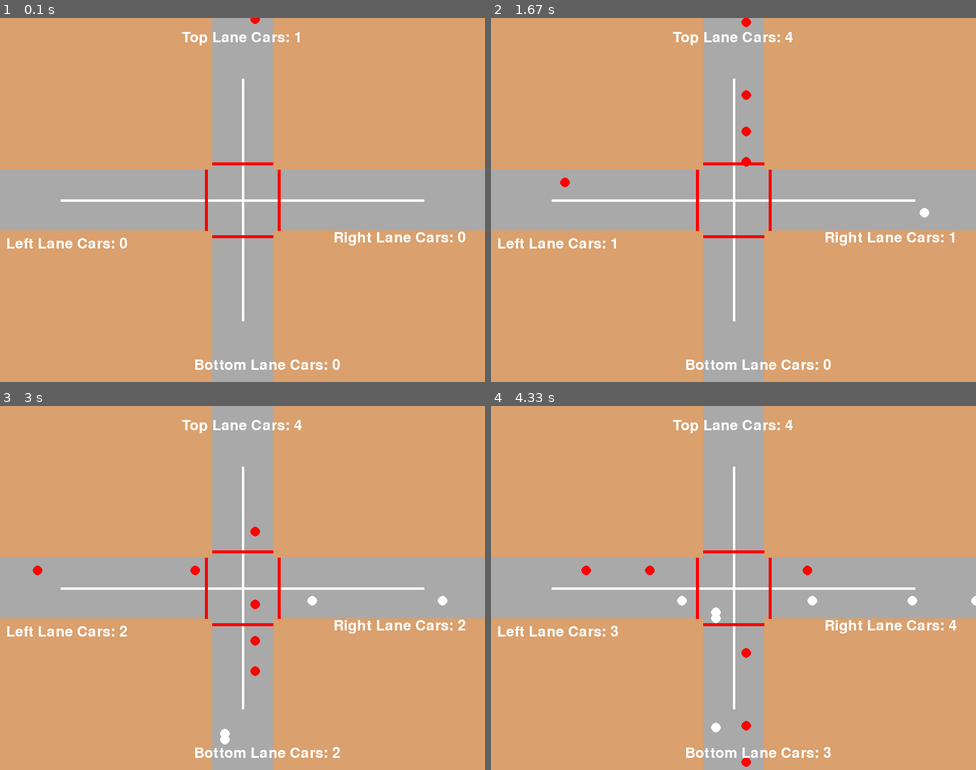
Above: before the commit, frames 1-4 (two rows, left to right).
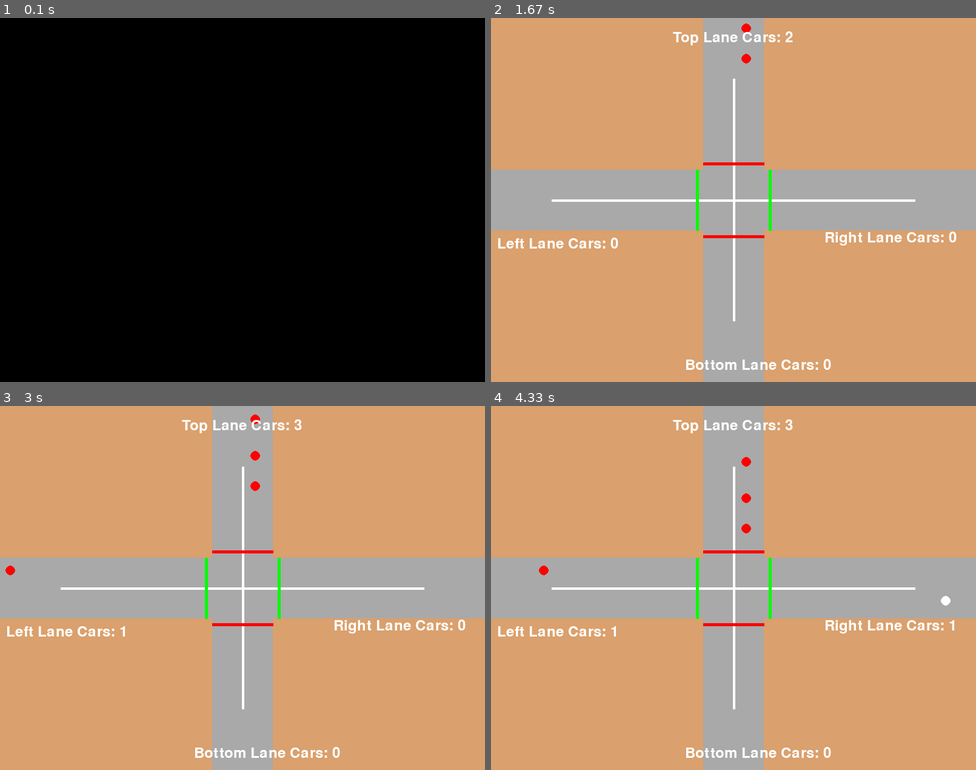
Above: after the commit, the same moments.

Repository: manjitmagar/PyGame-Simulator
Game: pygame game, started from breaking modules/main.py
Two runs of this game, one before a commit and one after it. Both use one fixed random seed, a clock stepped at 60 frames per second and the inputs below.
Inputs:
- Up to frame 1 (0.1 s): no input
- Up to frame 2 (1.67 s): no input
- Up to frame 3 (3 s): no input
- Up to frame 4 (4.33 s): no input

The runs differ from the first frame. In frame 1, 100% of the frame differs, in the area x 0-100%, y 0-100%; in frame 2, 0.6%; in frame 3, 0.8%; in frame 4, 1.0%.

Commit message:
atit for

Diff:
--- a/breaking modules/constants.py
+++ b/breaking modules/constants.py
@@ -5,6 +5,7 @@
 GRAY = (169, 169, 169)
 RED = (255, 0, 0)
 BROWN = (218, 160, 109)
+GREEN = (0,255,0)
 
 # Define road properties
 ROAD_WIDTH = 100
--- a/breaking modules/intersection.py
+++ b/breaking modules/intersection.py
@@ -1,6 +1,8 @@
 import pygame
 import random
 from constants import *
+
+FPS = 10
 
 def handle_events():
     for event in pygame.event.get():
@@ -59,7 +61,7 @@
 
     return left_lane_counter, top_lane_counter, right_lane_counter, bottom_lane_counter
 
-def draw_on_screen(left_lane_cars, right_lane_cars, top_lane_cars, bottom_lane_cars, left_lane_counter, top_lane_counter, right_lane_counter, bottom_lane_counter):
+def draw_on_screen(left_lane_cars, right_lane_cars, top_lane_cars, bottom_lane_cars, left_lane_counter, top_lane_counter, right_lane_counter, bottom_lane_counter, traffic_light_timer):
     screen.fill(BROWN)
 
     # Draw roads
@@ -76,11 +78,17 @@
     pygame.draw.rect(screen, GRAY, (0, HEIGHT // 2 - ROAD_WIDTH // 2, ROAD_WIDTH, ROAD_WIDTH))  # Left
     pygame.draw.rect(screen, GRAY, (WIDTH - ROAD_WIDTH, HEIGHT // 2 - ROAD_WIDTH // 2, ROAD_WIDTH, ROAD_WIDTH))  # Right
 
-    # Draw red lines before every intersection
-    pygame.draw.line(screen, RED, (WIDTH // 2 - ROAD_WIDTH // 2 - 10, 250), (WIDTH // 2 - ROAD_WIDTH // 2 - 10, HEIGHT - 250), 5)  # Left intersection line
-    pygame.draw.line(screen, RED, (WIDTH // 2 + ROAD_WIDTH // 2 + 10, 250), (WIDTH // 2 + ROAD_WIDTH // 2 + 10, HEIGHT - 250), 5)  # Right intersection line
-    pygame.draw.line(screen, RED, (350, HEIGHT // 2 - ROAD_WIDTH // 2 - 10), (450, HEIGHT // 2 - ROAD_WIDTH // 2 - 10), 5)  # Top intersection line
-    pygame.draw.line(screen, RED, (350, HEIGHT // 2 + ROAD_WIDTH // 2 + 10), (450, HEIGHT // 2 + ROAD_WIDTH // 2 + 10), 5)  # Bottom intersection line
+    # Draw lines before every intersection with traffic light logic
+    if 0 <= traffic_light_timer < 10 * FPS:
+        pygame.draw.line(screen, GREEN, (WIDTH // 2 - ROAD_WIDTH // 2 - 10, 250), (WIDTH // 2 - ROAD_WIDTH // 2 - 10, HEIGHT - 250), 5)  # Left intersection line
+        pygame.draw.line(screen, GREEN, (WIDTH // 2 + ROAD_WIDTH // 2 + 10, 250), (WIDTH // 2 + ROAD_WIDTH // 2 + 10, HEIGHT - 250), 5)  # Right intersection line
+        pygame.draw.line(screen, RED, (350, HEIGHT // 2 - ROAD_WIDTH // 2 - 10), (450, HEIGHT // 2 - ROAD_WIDTH // 2 - 10), 5)  # Top intersection line
+        pygame.draw.line(screen, RED, (350, HEIGHT // 2 + ROAD_WIDTH // 2 + 10), (450, HEIGHT // 2 + ROAD_WIDTH // 2 + 10), 5)  # Bottom intersection line
+    elif 10 * FPS <= traffic_light_timer < 20 * FPS:
+        pygame.draw.line(screen, RED, (WIDTH // 2 - ROAD_WIDTH // 2 - 10, 250), (WIDTH // 2 - ROAD_WIDTH // 2 - 10, HEIGHT - 250), 5)  # Left intersection line
+        pygame.draw.line(screen, RED, (WIDTH // 2 + ROAD_WIDTH // 2 + 10, 250), (WIDTH // 2 + ROAD_WIDTH // 2 + 10, HEIGHT - 250), 5)  # Right intersection line
+        pygame.draw.line(screen, GREEN, (350, HEIGHT // 2 - ROAD_WIDTH // 2 - 10), (450, HEIGHT // 2 - ROAD_WIDTH // 2 - 10), 5)  # Top intersection line
+        pygame.draw.line(screen, GREEN, (350, HEIGHT // 2 + ROAD_WIDTH // 2 + 10), (450, HEIGHT // 2 + ROAD_WIDTH // 2 + 10), 5)  # Bottom intersection line
 
     # Draw left lane cars
     for car in left_lane_cars:
@@ -116,3 +124,44 @@
     screen.blit(text, (WIDTH - 480, 560))
 
     pygame.display.flip()  # Update the display
+
+# Main game loop
+pygame.init()
+screen = pygame.display.set_mode((WIDTH, HEIGHT))
+pygame.display.set_caption("Traffic Simulator")
+
+clock = pygame.time.Clock()
+
+left_lane_cars = []
+right_lane_cars = []
+top_lane_cars = []
+bottom_lane_cars = []
+
+left_lane_counter = 0
+top_lane_counter = 0
+right_lane_counter = 0
+bottom_lane_counter = 0
+
+traffic_light_timer = 0
+running = True
+
+while running:
+    clock.tick(FPS)
+
+    running = handle_events()
+
+    # Update traffic light timer
+    traffic_light_timer = (traffic_light_timer + 1) % (FPS * 20)  # 20 seconds cycle (green: 10s, red: 10s)
+
+    # Update game logic based on traffic light timer
+    left_lane_counter, top_lane_counter, right_lane_counter, bottom_lane_counter = update_game_logic(
+        left_lane_cars, right_lane_cars, top_lane_cars, bottom_lane_cars,
+        left_lane_counter, top_lane_counter, right_lane_counter, bottom_lane_counter
+    )
+
+    # Draw the scene
+    draw_on_screen(left_lane_cars, right_lane_cars, top_lane_cars, bottom_lane_cars,
+                   left_lane_counter, top_lane_counter, right_lane_counter, bottom_lane_counter,
+                   traffic_light_timer)
+
+pygame.quit()
